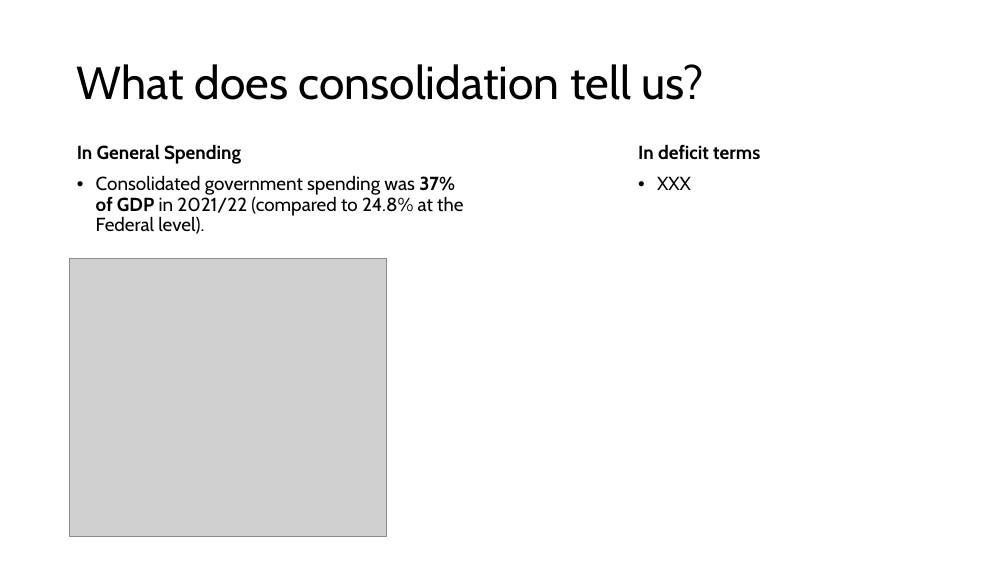
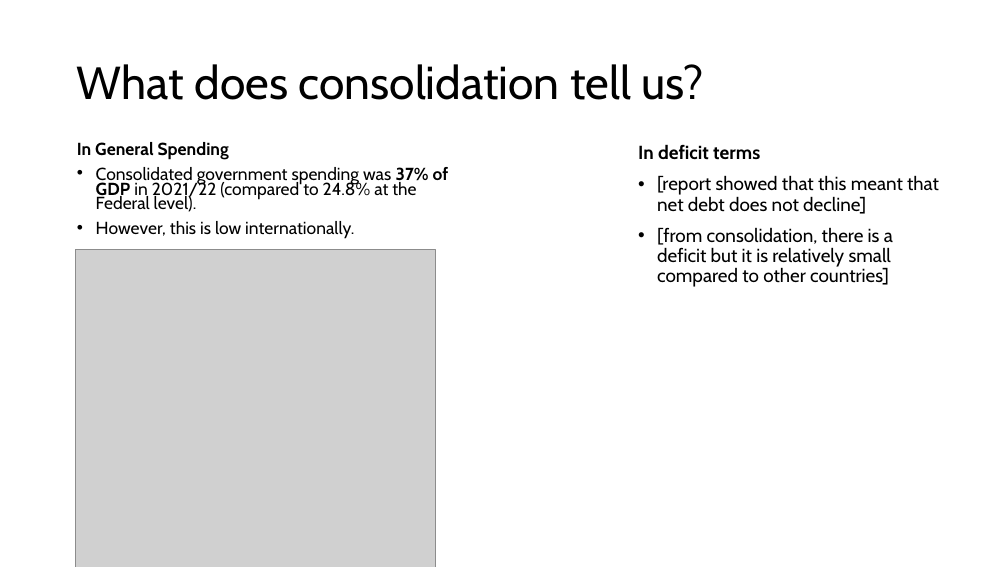
Before and after one commit to Zjub/TVHENZ, a slide deck: slide 11 of e61 Projects/Fiscal sustainability/OECD comparison/Initial external plans.pptx. Drawn at 1008x567 pixels with LibreOffice and Linux fonts; fonts in the diff are those of the drawing; grey boxes stand for pictures. Boxes give left, top, right and bottom in pixels: in the first picture for what was removed or moved away, otherwise in the second. Text is boxed around its words. In the diff, an @@ line names an element or a change of style, - is before the commit and + after.

```diff
--- a/e61 Projects/Fiscal sustainability/OECD comparison/Initial external plans.pptx
+++ b/e61 Projects/Fiscal sustainability/OECD comparison/Initial external plans.pptx
@@ text at (77, 142, 449, 212): size 18 to 16.6 pt in "In General Spending", "Consolidated government spending was 37% of GDP ..."; line spacing 0.9 to 0.7 @@
@@ text at (657, 175, 939, 287): text changed @@
-• XXX
+• [report showed that this meant that net debt does not decline]
+• [from consolidation, there is a deficit but it is relatively small compared to other countries]
@@ text at (96, 221, 354, 239): paragraph added @@
+• However, this is low internationally.
@@ picture: place and size @@
-picture at (70, 259, 387, 537)
+picture at (76, 250, 436, 567)
```
Also in this commit, not shown: 4 other slides changed, 10 other files.
